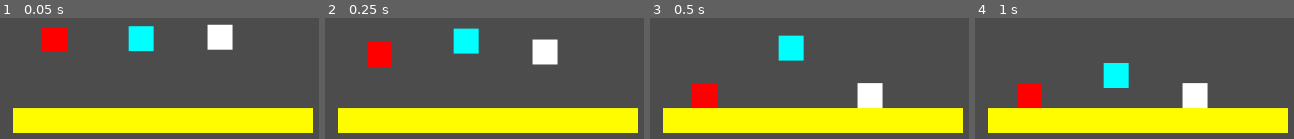
Above: before the commit, frames 1-4 (left to right).
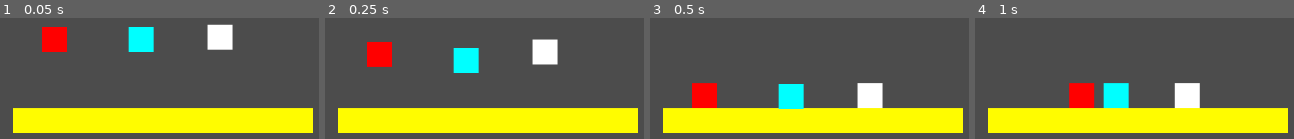
Above: after the commit, the same moments.

Repository: Yagoi23/Game-Jam-2022
Game: Godot game, scene res://TestScene.tscn
The game is run twice, just before and just after one commit, with the same random seed, the same clock (stepped at 60 frames per second) and the same inputs. The project has no main scene, so this scene is started directly.
Inputs:
- Up to frame 1 (0.05 s): no input
- Up to frame 2 (0.25 s): no input
- Up to frame 3 (0.5 s): no input
- Up to frame 4 (1 s): hold D (p1_right) from 0.53 s (still down); tap Left (p2_left) at 0.6 s; tap W (p1_up) at 0.77 s

The runs differ from the first frame. In frame 1, 0.1% of the frame differs, in the area x 40-49%, y 6-29%; in frame 2, 2.7%; in frame 3, 3.4%; in frame 4, 7.2%, in the area x 13-74%, y 37-75%.

Commit message:
Updated player code
left and right movement
bug* doesn't touch floor

Diff:
--- a/Box.tscn
+++ b/Box.tscn
@@ -7,7 +7,7 @@
 extents = Vector2( 16, 16 )
 
 [node name="Box" type="RigidBody2D"]
-mass = 5.0
+gravity_scale = 9.8
 script = ExtResource( 2 )
 
 [node name="Sprite" type="Sprite" parent="."]
--- a/Player.gd
+++ b/Player.gd
@@ -6,9 +6,12 @@
 # var b = "text"
 export var player_num := 0
 
-export (int) var speed = 120
+export (int) var speed = 150
+export (int) var jump_speed = -150
 export (float) var gravity = 9.8
 export (float) var weight = 1
+#export (float,0,1,0) var acceleration = 1
+#export (int) var friction = 0
 
 var velocity = Vector2.ZERO
 
@@ -26,6 +29,7 @@
 
 # Called when the node enters the scene tree for the first time.
 func _ready():
+	player_state = state.IDLE
 	if player_num == 1:
 		sprite.color = Color(255,255,255)
 		right_key = "p2_right"
@@ -35,11 +39,27 @@
 		right_key = "p1_right"
 		left_key = "p1_left"
 		up_key = "p1_up"
-
-func get_input():
-	move_dir = Input.get_action_strength(right_key) - Input.get_action_strength(left_key)
+#func floorcheck():
 
 func _physics_process(delta):
+#	floorcheck()
+	if is_on_floor():
+		print("on floor")
+		velocity.y = 0
+	elif is_on_floor() == false:
+		print("not on floor")
+	#if Input.is_action_pressed(right_key):
+	#	print("right")
+	move_dir = Input.get_action_strength(right_key) - Input.get_action_strength(left_key)
+	if move_dir != 0:
+		print("moving")
+		velocity.x = move_dir*speed
+	else:
+		velocity.x = 0
+	if Input.is_action_pressed(up_key) and is_on_floor():
+		velocity.y += jump_speed
+
+
 	if is_on_floor():
 		player_state = state.IDLE
 	elif not is_on_floor():
@@ -57,6 +77,7 @@
 		JUMP()
 	move_and_slide(velocity)
 
+
 func JUMP():
 	velocity.y += weight * gravity
 
Not shown, added: New Piskel.png.import
